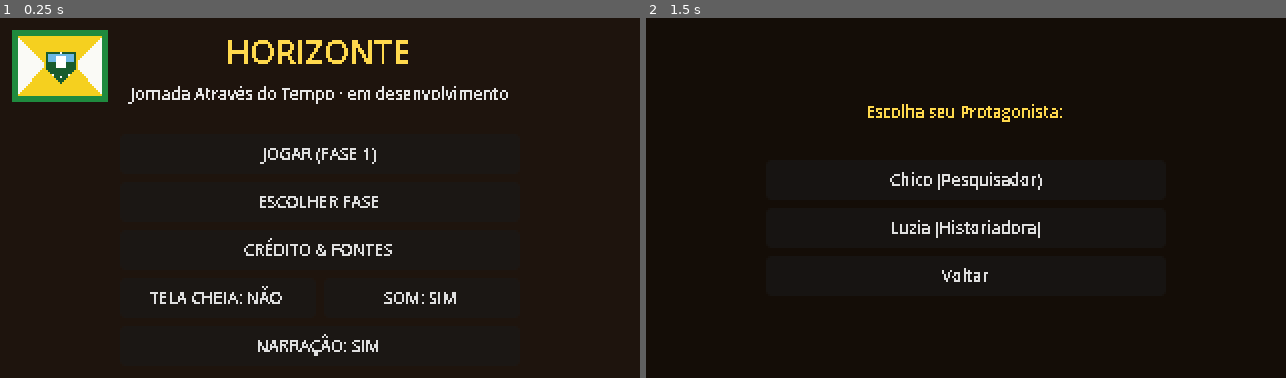
Above: before the commit, frames 1-2 (left to right).
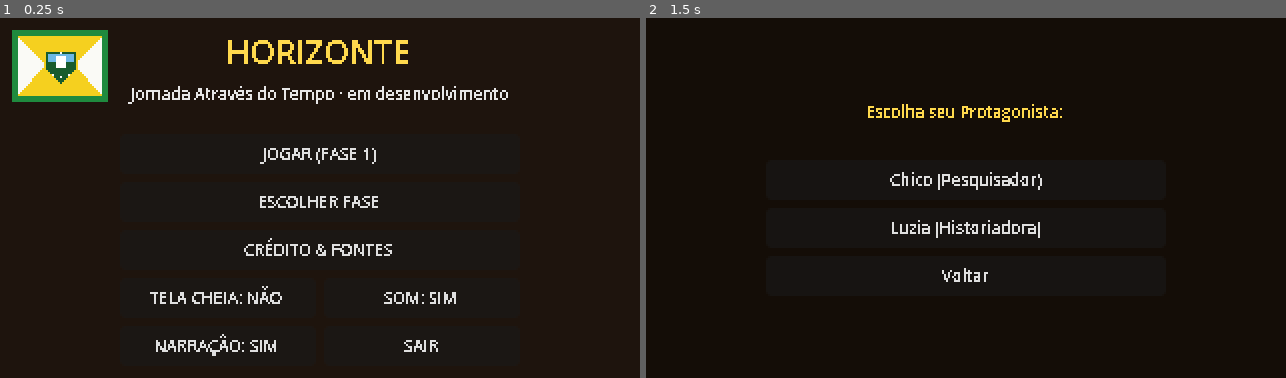
Above: after the commit, the same moments.

Repository: helicleiton/horizonte-jornada-no-tempo
Game: Godot game, scene res://scenes/ui/menu_inicial.tscn
The game is run twice, just before and just after one commit, with the same random seed, the same clock (stepped at 60 frames per second) and the same inputs.
Inputs:
- Up to frame 1 (0.25 s): no input
- Up to frame 2 (1.5 s): click "JOGAR (FASE 1)" at 0.5 s; click "JOGAR (FASE 1)" at 1.25 s

The runs differ from the first frame. In frame 1, 0.6% of the frame differs, in the area x 24-69%, y 87-94%; in frame 2, nothing differs.

Commit message:
Botão SAIR no menu principal, leva ao site helicleiton.com
Co-Authored-By: Claude Haiku 5.5 <noreply@anthropic.com>

Diff:
--- a/scripts/ui/menu_inicial.gd
+++ b/scripts/ui/menu_inicial.gd
@@ -10,6 +10,7 @@
 var _proxima_fase := FASE_1
 
 const CONTATO := "https://wa.me/5585994252561"
+const SITE := "https://helicleiton.com"
 const FASE_1 := "res://scenes/levels/fase_teste.tscn"
 const FASE_2 := "res://scenes/levels/fase2.tscn"
 const FASE_2B := "res://scenes/levels/fase2b.tscn"
@@ -66,7 +67,10 @@
 	vbox.add_child(linha_opcoes)
 	_botao_tela_cheia = _botao_atalho_livre(linha_opcoes, GameState.alternar_tela_cheia)
 	_botao_som = _botao_atalho_livre(linha_opcoes, _alternar_som)
-	_botao_narracao = _botao(vbox, "", _alternar_narracao)
+	var linha_narracao := HBoxContainer.new()
+	vbox.add_child(linha_narracao)
+	_botao_narracao = _botao_atalho_livre(linha_narracao, _alternar_narracao)
+	_botao_atalho_livre(linha_narracao, _sair_do_jogo).text = "SAIR"
 	_atualizar_opcoes()
 
 	_construir_selecao()
@@ -124,6 +128,15 @@
 	_painel_creditos.visible = true
 
 
+## Sai do jogo: no navegador volta ao site; no computador fecha o programa e abre o site.
+func _sair_do_jogo() -> void:
+	if OS.has_feature("web"):
+		JavaScriptBridge.eval("window.location.href = '%s';" % SITE)
+	else:
+		OS.shell_open(SITE)
+		get_tree().quit()
+
+
 func _alternar_narracao() -> void:
 	Narracao.ligada = not Narracao.ligada
 	if not Narracao.ligada:
Binary file added: divulgacao/post_instagram.png
Not shown, added: divulgacao/post_instagram.png.import
